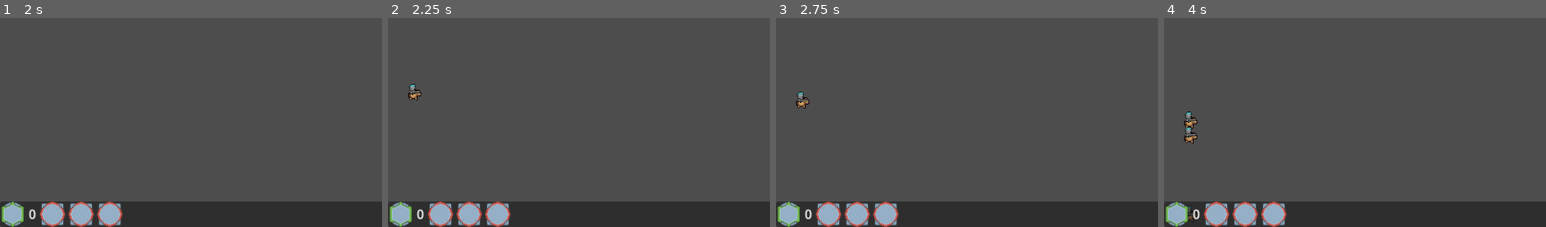
Above: before the commit, frames 1-4 (left to right).
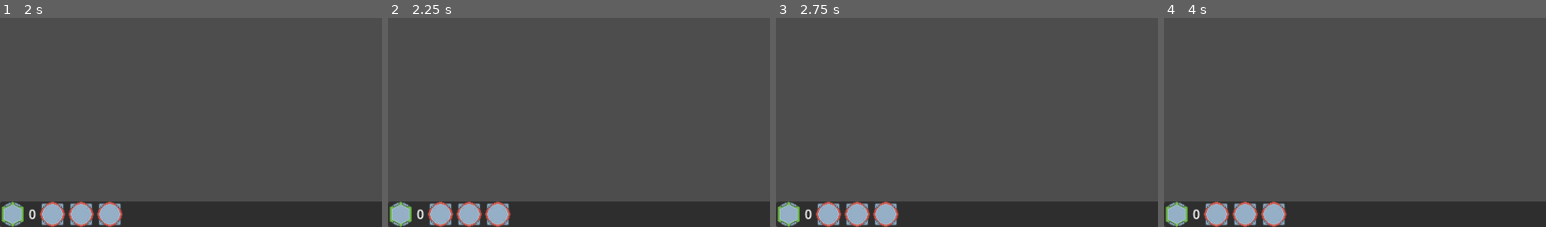
Above: after the commit, the same moments.

Repository: 00Her0/risen
Game: Godot game, scene res://main.tscn
Same seed, same stepped clock (60 frames per second), same inputs: the game is played once before the commit and once after it.
Inputs (mouse positions are % of the whole screen's width and height, from its top left):
- Up to frame 1 (2 s): click (2, 97) at 0.5 s; click (7, 97) at 1.25 s
- Up to frame 2 (2.25 s): click (11, 97) at 2 s
- Up to frame 3 (2.75 s): no input
- Up to frame 4 (4 s): click (14, 97) at 2.75 s; click (2, 97) at 3.5 s
The pictures show only the part of the screen within x 0-50%, y 50-100%; the shares and areas given below are measured in that part.

Frame 1 is identical in both runs. In frame 2, 0.2% of the frame differs, in the area x 5-9%, y 31-40%; in frame 3, 0.2%; in frame 4, 0.4%, in the area x 5-9%, y 44-98%.

Commit message:
fixing enemy script

Diff:
--- a/Enemy.gd
+++ b/Enemy.gd
@@ -10,15 +10,15 @@
 @onready var attack_delay = $hit_cooldown
 @onready var undead_targetting = $"Undead_targeting system"
 var state
-signal i_died
+signal i_died(Node2D)
 func _ready():
 	state = "attack"
 
 
 
 func _process(delta):
-	if position.y < 768:
-		position.y += speed * delta
+	if position.x < 960:
+		position.x += speed * delta
 	if Input.is_action_just_pressed("ui_accept"):
 		speed = 0
 
@@ -39,17 +39,19 @@
 		attack_delay.start()
 		speed = 0
 
+#
 func take_damage(damage):
 	if health >= damage:
 		health -= damage
 		if health <= 0:
 			die()
 
-
+#  function on death to add to a list of revivable
 func die():
 	#Currency.dead_list.append(self.position)
 	state = "dead"
-	emit_signal("i_died")
+	Currency.add_dead(self)
+	i_died.emit(self)
 	anim.play("Dead")
 	attack_power = 0
 	speed = 0
--- a/Scenes/spellhandler.gd
+++ b/Scenes/spellhandler.gd
@@ -10,7 +10,7 @@
 # Called every frame. 'delta' is the elapsed time since the previous frame.
 func _process(delta):
 	mouse_pos = get_viewport().get_mouse_position()
-	print(mouse_pos)
+	#print(mouse_pos)
 
 func steal_soul():
 	pass
--- a/main.tscn
+++ b/main.tscn
@@ -11,6 +11,7 @@
 script = ExtResource("1_qx6jg")
 
 [node name="spawn_cooldown" type="Timer" parent="Enemies"]
+wait_time = 10.0
 
 [node name="Walls" parent="." instance=ExtResource("2_8wgpb")]
 
